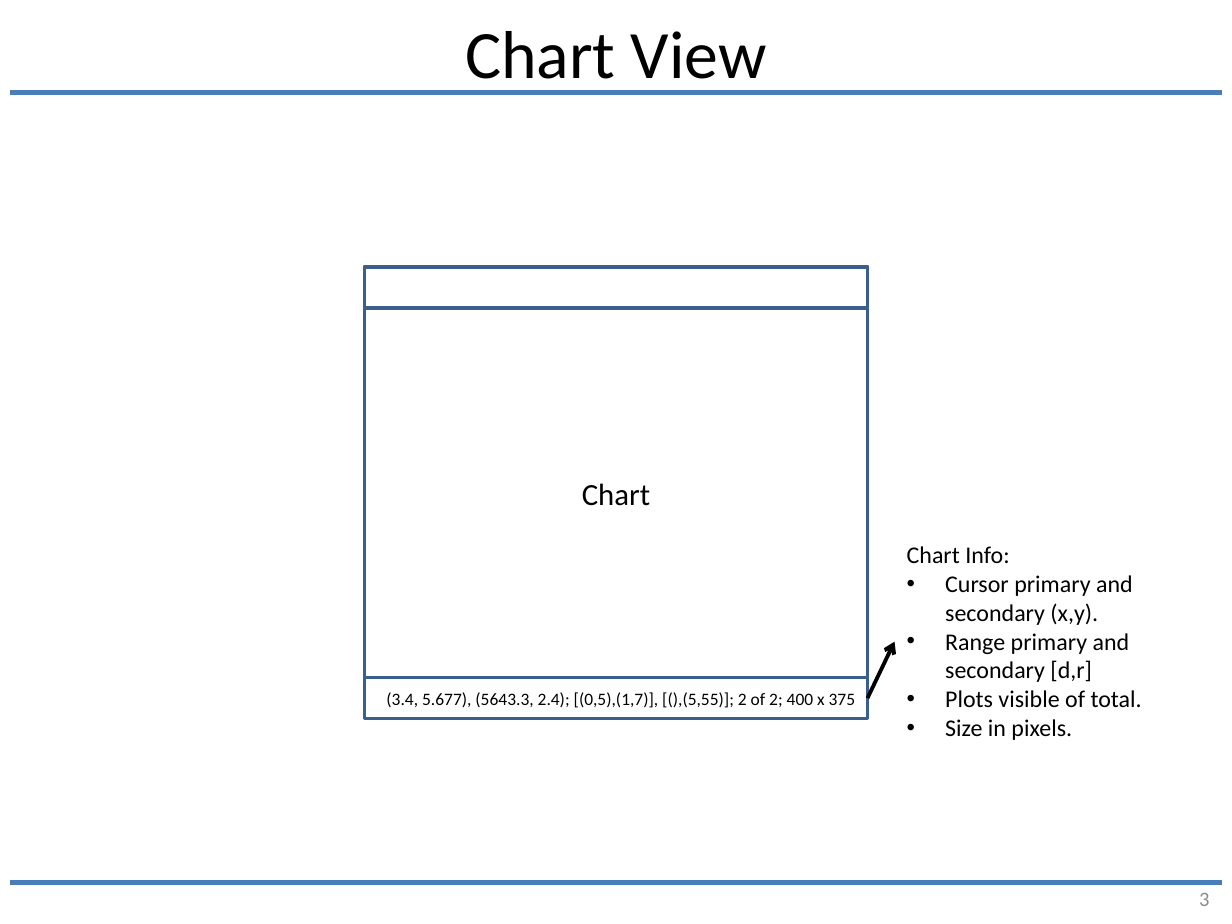
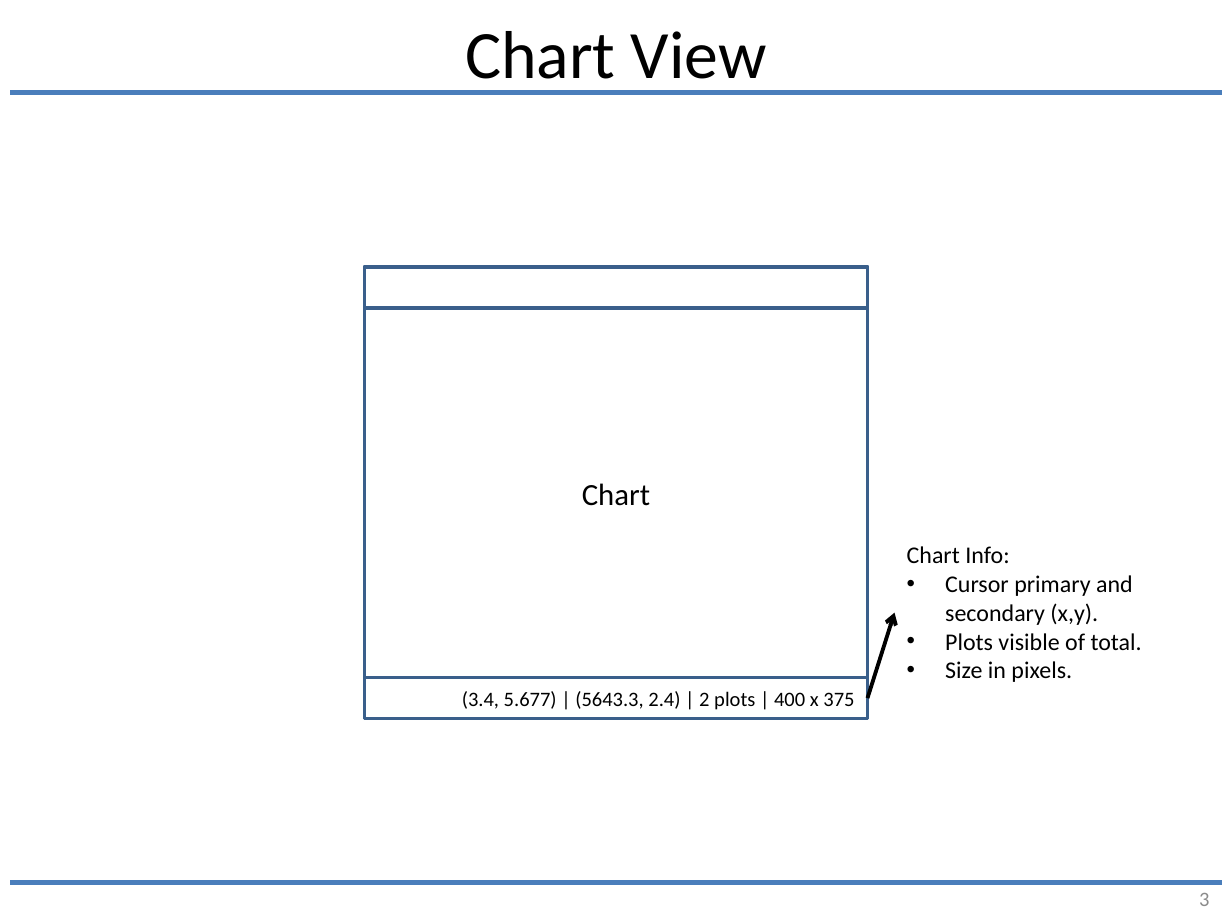
Before and after one commit to joesgordon/gordoza-code, a slide deck: slide 3 of java/JChartLib/docs/ui_framing.pptx. Drawn at 1232x924 pixels with LibreOffice and Linux fonts; fonts in the diff are those of the drawing; background and template pictures are left out. Boxes give left, top, right and bottom in pixels: in the first picture for what was removed or moved away, otherwise in the second. Text is boxed around its words. In the diff, an @@ line names an element or a change of style, - is before the commit and + after.

```diff
--- a/java/JChartLib/docs/ui_framing.pptx
+++ b/java/JChartLib/docs/ui_framing.pptx
@@ arrow moved from (867, 699) - (894, 642) to (867, 699) - (894, 612) @@
@@ text at box(945, 633, 1130, 682): paragraph removed @@
-• Range primary and secondary [d,r]
@@ text in rectangle at box(462, 691, 854, 710): text changed; size 10.2 to 12 pt @@
-(3.4, 5.677), (5643.3, 2.4); [(0,5),(1,7)], [(),(5,55)]; 2 of 2; 400 x 375
+(3.4, 5.677) | (5643.3, 2.4) | 2 plots | 400 x 375
```
Also in this commit, not shown: 2 other slides changed, 33 other files.
